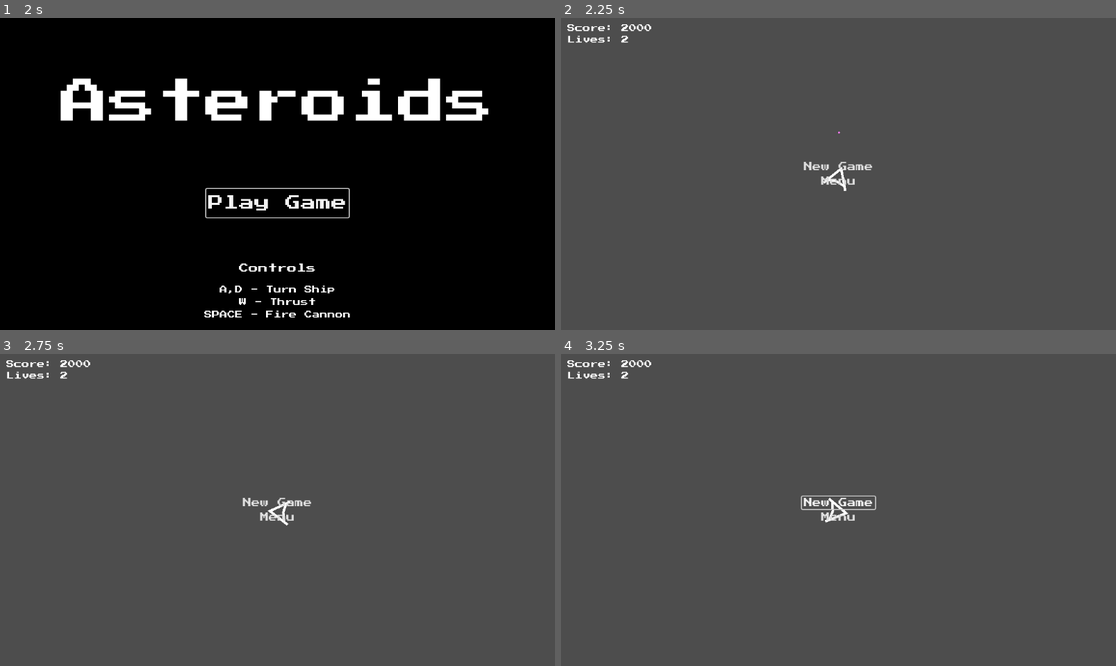
Above: before the commit, frames 1-4 (two rows, left to right).
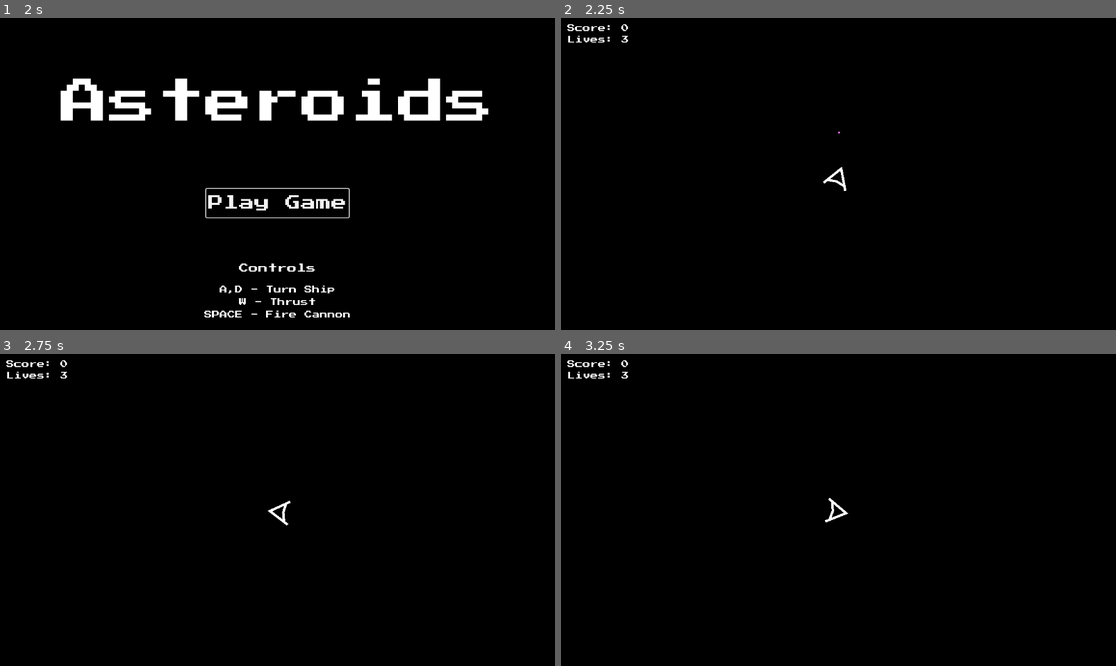
Above: after the commit, the same moments.

Repository: evanboerchers/asteroids
Game: Godot game, scene res://menu/menu.tscn
The game is run twice, just before and just after one commit, with the same random seed, the same clock (stepped at 60 frames per second) and the same inputs.
Inputs (mouse positions are in pixels of both pictures, inside the frame that each line leads up to):
- Up to frame 1 (2 s): click "Play Game" at 0.5 s; click "Play Game" at 1.25 s
- Up to frame 2 (2.25 s): tap Enter at 2 s; hold D (move_right) from 2.03 s (still down); tap Space (shoot) at 2.1 s
- Up to frame 3 (2.75 s): keep holding D (move_right)
- Up to frame 4 (3.25 s): release D (move_right) at 2.75 s; click (838, 503) at 2.75 s, where only the run before the commit has a clickable "New Game"

Frame 1 is identical in both runs. In frame 2, 100% of the frame differs, in the area x 0-100%, y 0-100%; in frame 3, 100%; in frame 4, 100%.
Error before the commit: Invalid assignment of property or key 'text' with value of type 'String' on a base object of type 'null instance'. (res://hud/hud.gd:15)

Commit message:
debugging

Diff:
--- a/game/game.gd
+++ b/game/game.gd
@@ -15,12 +15,10 @@
 	score = 0
 	lives = 3
 	$HUD.update_score(score)
+	$HUD.update_lives(lives)
 	$HUD.show_game_start()
 	$Player.start($StartPosition.position)
 	$StartTimer.start()
-
-func _on_score_timer_timeout():
-	score += 1
 
 func _on_start_timer_timeout():
 	$AsteroidTimer.start()
@@ -36,3 +34,12 @@
 	var velocity = Vector2(randf_range(150.0, 250.0), 0.0)
 	asteroid.linear_velocity = velocity.rotated(direction)
 	add_child(asteroid)
+
+
+func _on_player_hit() -> void:
+	if lives > 1:
+		lives -= 1
+		$HUD.update_lives(lives)
+		$Player.respawn($StartPosition.position)
+	else:
+		game_over()
--- a/game/game.tscn
+++ b/game/game.tscn
@@ -33,6 +33,16 @@
 
 [node name="HUD" parent="." instance=ExtResource("4_eow3j")]
 
+[node name="Background" type="ColorRect" parent="."]
+z_index = -1
+z_as_relative = false
+anchors_preset = 15
+anchor_right = 1.0
+anchor_bottom = 1.0
+grow_horizontal = 2
+grow_vertical = 2
+color = Color(0, 0, 0, 1)
+
+[connection signal="hit" from="Player" to="." method="_on_player_hit"]
 [connection signal="timeout" from="StartTimer" to="." method="_on_start_timer_timeout"]
 [connection signal="timeout" from="AsteroidTimer" to="." method="_on_asteroid_timer_timeout"]
-[connection signal="start_game" from="HUD" to="." method="new_game"]
--- a/hud/hud.gd
+++ b/hud/hud.gd
@@ -1,21 +1,18 @@
 extends CanvasLayer
-
-func show_message():
-	$Message.show()
 
 func show_game_start():
 	$Message.hide()
-	$StartButton.hide()
+	$Buttons.hide()
 
 func show_game_over():
-	show_message();
-	$StartButton.show()
+	$Message.show()
+	$Buttons.hide()
 
 func update_score(score):
-	$Score.text = "Score: %s" % str(score)
+	$Info/Score.text = "Score: %d" % score
 
 func update_lives(lives):
-	$Lives.text = "Score: %s" % str(lives)
+	$Info/Lives.text = "Lives: %d" % lives
 
 func main_menu():
 	get_tree().change_scene_to_file('"res://menu/menu.tscn"')
--- a/hud/hud.tscn
+++ b/hud/hud.tscn
@@ -62,4 +62,5 @@
 "
 flat = true
 
-[connection signal="pressed" from="Buttons/StartButton" to="." method="_on_start_button_pressed"]
+[connection signal="pressed" from="Buttons/StartButton" to="." method="new_game"]
+[connection signal="pressed" from="Buttons/MenuButton" to="." method="main_menu"]
--- a/player/player.gd
+++ b/player/player.gd
@@ -88,6 +88,4 @@
 	position.y = wrapf(position.y, 0, screen_size.y)
 
 func _on_body_entered(_body: Node) -> void:
-	hide()
 	hit.emit()
-	$Hitbox.set_deferred("disabled", true)
